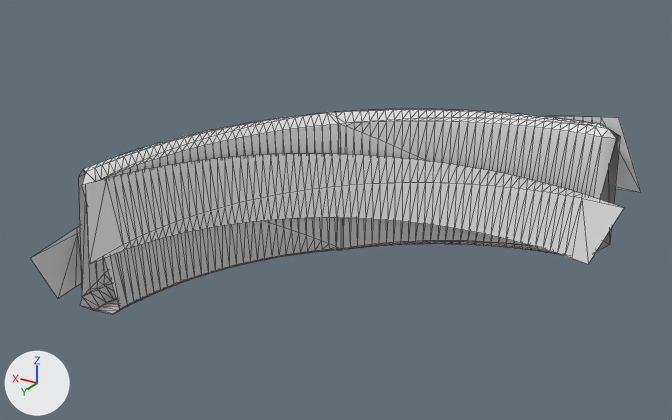
The glTF model Structures Plus/models/c90part_103bf2520726dd72a8c7d80b.glb as it was, and as the next commit left it.
One viewpoint serves both versions: a 50 mm camera at (-2.28, 4.07, 3.71) aimed at (0.11, 0.08, 1.71). Arrows for +X, +Y and +Z are at lower left; the lights stay in place. The picture after the commit comes second. Mesh edges are drawn as thin lines. Vertices at exactly the same position are counted once.
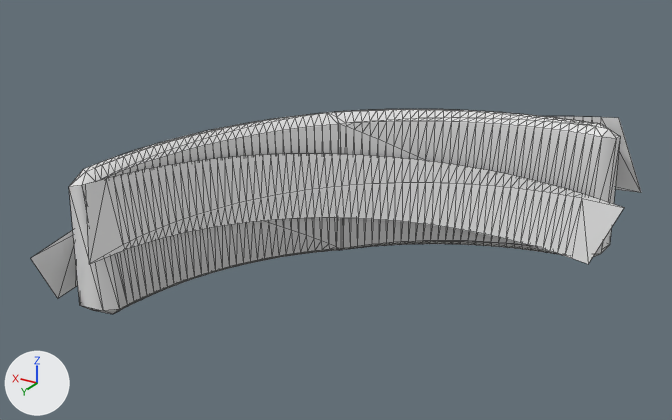
Boxes [x1, y1, x2, y2] around the edits, measured in the pictures (672 x 420 px):
part 1 of me_mesh_0, added: after [593, 130, 620, 257]
part 2 of me_mesh_0, added: after [69, 169, 120, 314]

What changed in the scene script:
```text
Change me_mesh_0:
    used by ob_cube; location = (0.0, 0.0, 0.0)
    verts and faces of me_mesh_0; kept vertices keep their numbers, new ones are numbered from 1426
    before: 2 (-1.03, -0.98, 2.07) at pixel (608, 128), 427 (-1.08, -1.03, 2.02) at pixel (620, 136), 428 (-1.07, -0.98, 2.02) at pixel (616, 138), 429 (-1.09, -1.08, 1.32) at pixel (609, 244), 431 (-1.01, -0.87, 1.33)
    before: 503 (-1.01, -1.08, 1.26) at pixel (595, 252), 600 (-1.0, -0.92, 1.27)
    before: 294 (1.13, 1.0, 1.33) at pixel (82, 296), 326 (1.06, 1.0, 2.02) at pixel (78, 177), 424 (0.86, 1.01, 1.33) at pixel (119, 309), 425 (0.99, 1.01, 2.07) at pixel (85, 171), 426 (0.97, 1.07, 2.02) at pixel (81, 185)
    before: 432 (1.07, 1.08, 1.33) at pixel (79, 305), 465 (0.92, 1.0, 1.28) at pixel (112, 314), 500 (0.93, 1.06, 1.33) at pixel (103, 310), 946 (1.02, 1.0, 2.07) at pixel (83, 169)
    remove me_mesh_0.from_pydata(...)  # 1426 vertices, 2572 faces; spans x -1.21..1.25, y -1.18..1.28, z 1.23..2.11
    add me_mesh_0.from_pydata(...)  # 1428 vertices, 2588 faces; spans x -1.21..1.25, y -1.18..1.28, z 1.23..2.11
    me_mesh_0 part 1
    add verts[1427] = (-1.08, -0.91, 1.33)  # pixel (600, 253)
    add faces += [(2, 428, 427), (427, 1427, 429), (427, 428, 1427), (428, 431, 1427), (431, 600, 1427), (429, 1427, 600)]  # mat_thatch (white #e7e7e7)
    add faces += [(429, 600, 503)]  # mat_thatch (white #e7e7e7)
    me_mesh_0 part 2
    add verts[1426] = (1.04, 1.09, 2.0)  # pixel (68, 186)
    add faces += [(425, 946, 1426), (425, 1426, 426), (326, 1426, 946), (426, 1426, 500), (432, 500, 1426), (294, 432, 326)]  # mat_thatch (white #e7e7e7)
    add faces += [(326, 432, 1426), (424, 426, 500), (424, 500, 465)]  # mat_thatch (white #e7e7e7)
```
